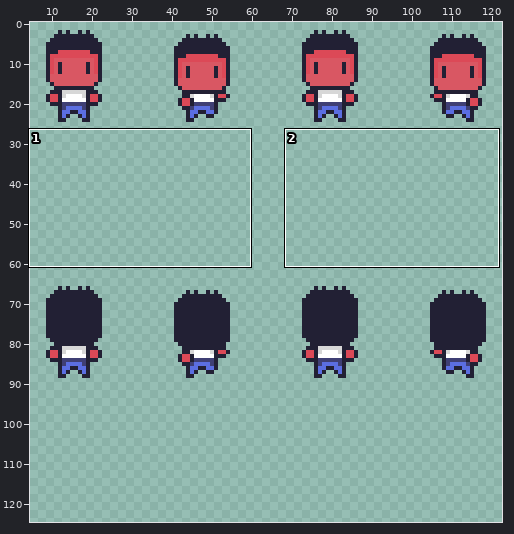
Edited in one commit: sprite sheet (res/RedGuy/redGuy.png). The first picture is a wide view before the edit; the outline marks the close-up.
Close-up. Before the commit:
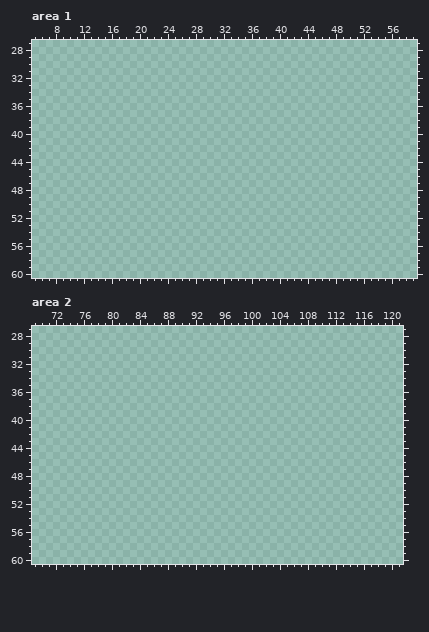
The file is 128x128 pixels. Shown: area 1: x 5..59, y 27..60; area 2: x 69..121, y 27..60. The wide view leaves out empty margins. The commit also changed other parts of the picture, which this record leaves out.
After:
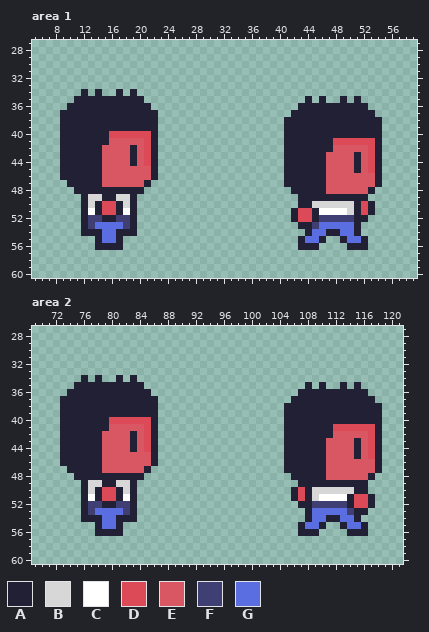
Palette (. is transparent): A #222034  B #d7d7d7  C #ffffff  D #dc4957  E #d95763  F #3f3f74  G #5b6ee1
From old to new:
Changed rows in their new state; - is an unchanged pixel.
Area 1:
first column x 9:
34 ---A-A--A-A-----------------------------------
35 --AAAAAAAAAA-----------------------A-A--A-A---
36 -AAAAAAAAAAAA---------------------AAAAAAAAAA--
37 AAAAAAAAAAAAAA-------------------AAAAAAAAAAAA-
38 AAAAAAAAAAAAAA------------------AAAAAAAAAAAAAA
39 AAAAAAAAAAAAAA------------------AAAAAAAAAAAAAA
40 AAAAAAADDDDDDA------------------AAAAAAAAAAAAAA
41 AAAAAAAEEEEEDA------------------AAAAAAADDDDDDA
42 AAAAAAEEEEAEDA------------------AAAAAAAEEEEEDA
43 AAAAAAEEEEAEDA------------------AAAAAAEEEEAEDA
44 AAAAAAEEEEAEDA------------------AAAAAAEEEEAEDA
45 AAAAAAEEEEEEEA------------------AAAAAAEEEEAEDA
46 AAAAAAEEEEEEEA------------------AAAAAAEEEEEEEA
47 -AAAAAEEEEEEA-------------------AAAAAAEEEEEEEA
48 --AAAAAAAAAA---------------------AAAAAEEEEEEA-
49 ---ABBAABBA-----------------------AAAAAAAAAA--
50 ---ABADDABA-----------------------AABBBBBBADA-
51 ---ACADDACA----------------------ADDACCCCBADA-
52 ---AFFAAFFA----------------------ADDAFFFFFAA--
53 ---AFGGGGFA-----------------------AAFGGGGGA---
54 ---AAAGGAAA------------------------AGGAAGGA---
55 -----AGGA-------------------------AGGA--AGGA--
56 -----AAAA-------------------------AAA----AAA--
Area 2:
first column x 73:
34 ---A-A--A-A-----------------------------------
35 --AAAAAAAAAA-----------------------A-A--A-A---
36 -AAAAAAAAAAAA---------------------AAAAAAAAAA--
37 AAAAAAAAAAAAAA-------------------AAAAAAAAAAAA-
38 AAAAAAAAAAAAAA------------------AAAAAAAAAAAAAA
39 AAAAAAAAAAAAAA------------------AAAAAAAAAAAAAA
40 AAAAAAADDDDDDA------------------AAAAAAAAAAAAAA
41 AAAAAAAEEEEEDA------------------AAAAAAADDDDDDA
42 AAAAAAEEEEAEDA------------------AAAAAAAEEEEEDA
43 AAAAAAEEEEAEDA------------------AAAAAAEEEEAEDA
44 AAAAAAEEEEAEDA------------------AAAAAAEEEEAEDA
45 AAAAAAEEEEEEEA------------------AAAAAAEEEEAEDA
46 AAAAAAEEEEEEEA------------------AAAAAAEEEEEEEA
47 -AAAAAEEEEEEA-------------------AAAAAAEEEEEEEA
48 --AAAAAAAAAA---------------------AAAAAEEEEEEA-
49 ---ABBAABBA-----------------------AAAAAAAAAA--
50 ---ABADDABA----------------------ADABBBBBBAA--
51 ---ACADDACA----------------------ADABCCCCADDA-
52 ---AFFAAFFA-----------------------AAFFFFFADDA-
53 ---AFGGGGFA------------------------AGGGGGFAA--
54 ---AAAGGAAA------------------------AGGAAGGA---
55 -----AGGA-------------------------AGGA--AGGA--
56 -----AAAA-------------------------AAA----AAA--
Where, in picture pixels (left, top, right, bottom), the same in both close-ups:
added: (60, 89, 158, 250)
added: (284, 96, 382, 250)
added: (60, 375, 158, 536)
added: (284, 382, 382, 536)
